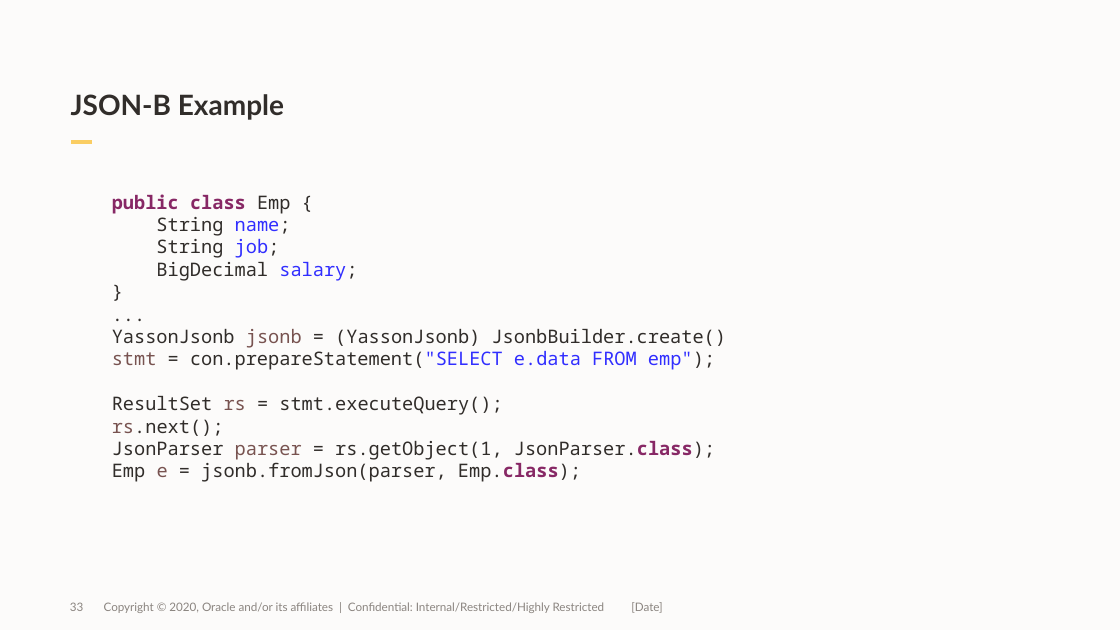
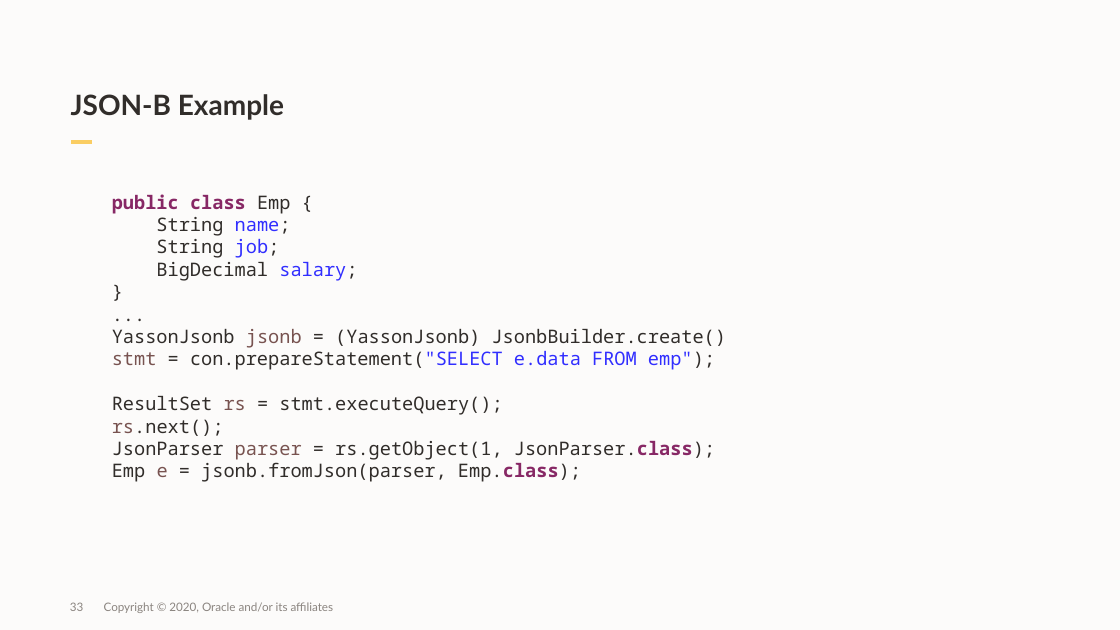
Before and after one commit to oracle/json-in-db, a slide deck: slide 33 of Presentations/jdbc-json.pptx. Drawn at 1120x630 pixels with LibreOffice and Linux fonts; fonts in the diff are those of the drawing; background and template pictures are left out. Boxes give left, top, right and bottom in pixels: in the first picture for what was removed or moved away, otherwise in the second. Text is boxed around its words. In the diff, an @@ line names an element or a change of style, - is before the commit and + after.

Commit message:
Fix typos

```diff
--- a/Presentations/jdbc-json.pptx
+++ b/Presentations/jdbc-json.pptx
@@ text at box(104, 602, 334, 613): text changed @@
-Copyright © 2020, Oracle and/or its affiliates | Confidential: Internal/Restricted/Highly Restricted
+Copyright © 2020, Oracle and/or its affiliates
@@ text removed at box(631, 602, 662, 613) @@
-[Date]
```
Also in this commit, not shown: 24 other slides changed.
